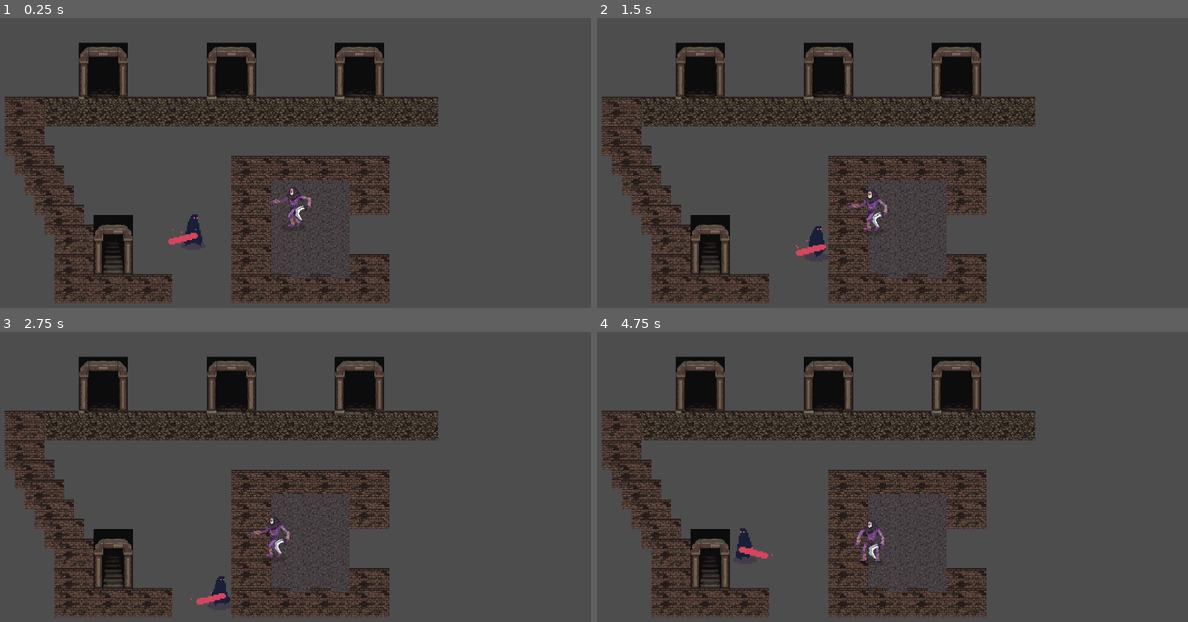
Above: before the commit, frames 1-4 (two rows, left to right).
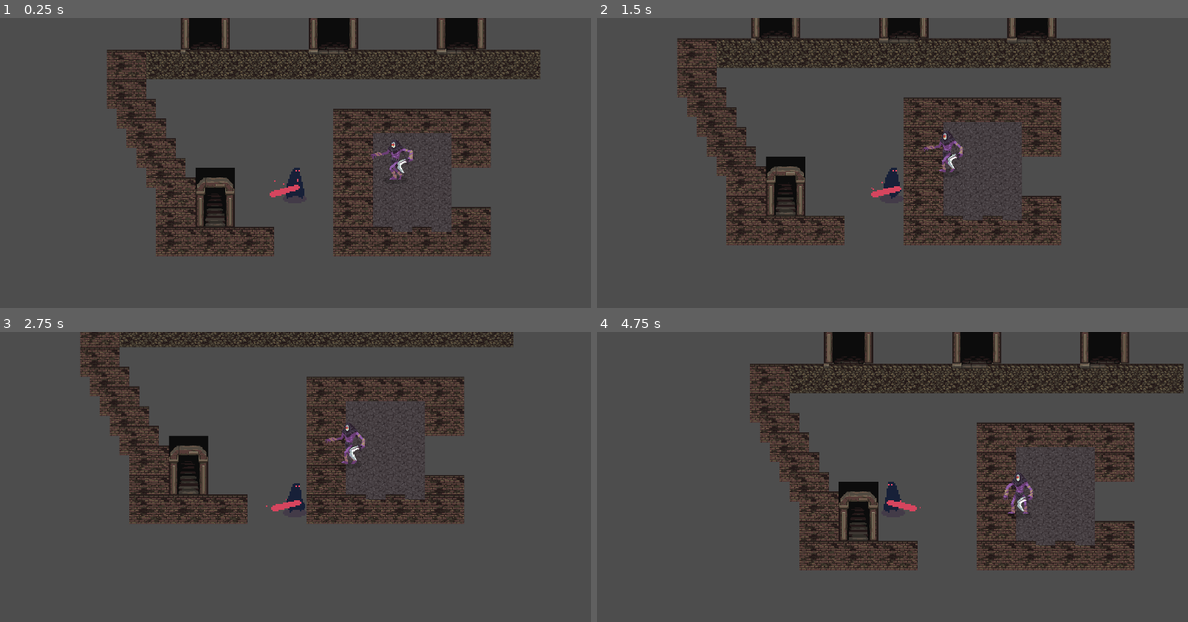
Above: after the commit, the same moments.

Repository: h-sutiwas/godot-mythus
Game: Godot game, scene res://scenes/playground.tscn
The game is run twice, just before and just after one commit, with the same random seed, the same clock (stepped at 60 frames per second) and the same inputs.
Inputs:
- Up to frame 1 (0.25 s): no input
- Up to frame 2 (1.5 s): hold D (player_right) 0.53-1.28 s; hold S (player_down) from 1.28 s (still down)
- Up to frame 3 (2.75 s): release S (player_down) at 2.03 s; hold D (player_right) from 2.03 s (still down)
- Up to frame 4 (4.75 s): release D (player_right) at 2.78 s; hold W (player_up) 2.78-3.53 s; hold A (player_left) from 3.53 s (still down)

The runs differ from the first frame. In frame 1, 34% of the frame differs, in the area x 0-92%, y 0-99%; in frame 2, 33%; in frame 3, 30%; in frame 4, 35%, in the area x 0-100%, y 0-99%.

Commit message:
Summary
- Update the input so that if multiple movement buttons are being pressed at the same time, the player will not be able to move.

Diff:
--- a/scenes/entities/Player/player.gd
+++ b/scenes/entities/Player/player.gd
@@ -8,23 +8,34 @@
 @onready var state_machine : PlayerStateMachine = $StateMachine
 
 
-
-
 # Called when the node enters the scene tree for the first time
 func _ready():
 	state_machine.Initialize( self )
 	pass # Replace with function body
 
 
-
 # Called every frame. 'delta' is the elapsed time since the previous frame.
 func _process( delta ):
-	### Receive inputs from the player WASD buttons for movement
-	direction.x = Input.get_action_strength("player_right") - Input.get_action_strength("player_left")
-	direction.y = Input.get_action_strength("player_down") - Input.get_action_strength("player_up")
+	var input_count : int = 0
 
-	### Normalized Diagonal Direction and Velocity calculation
-	velocity = direction.normalized() * move_speed if direction != Vector2.ZERO else Vector2.ZERO
+	if Input.get_action_strength("player_right"):
+		input_count += 1
+	if Input.get_action_strength("player_left"):
+		input_count += 1
+	if Input.get_action_strength("player_up"):
+		input_count += 1
+	if Input.get_action_strength("player_down"):
+		input_count += 1
+
+	if input_count >= 3:
+		direction = Vector2.ZERO
+	else:
+		### Receive inputs from the player WASD buttons for movement
+		direction.x = Input.get_action_strength("player_right") - Input.get_action_strength("player_left")
+		direction.y = Input.get_action_strength("player_down") - Input.get_action_strength("player_up")
+
+		### Normalized Diagonal Direction and Velocity calculation
+		velocity = direction.normalized() * move_speed if direction != Vector2.ZERO else Vector2.ZERO
 
 	pass
 
--- a/scenes/entities/Player/player.tscn
+++ b/scenes/entities/Player/player.tscn
@@ -460,7 +460,12 @@
 }]
 
 [node name="Player" type="CharacterBody2D"]
+motion_mode = 1
+wall_min_slide_angle = 0.17453292
 script = ExtResource("1_ykoo8")
+
+[node name="Camera2D" type="Camera2D" parent="."]
+position = Vector2(0, -48)
 
 [node name="CollisionShape2D" type="CollisionShape2D" parent="."]
 position = Vector2(0, -48)
@@ -472,6 +477,7 @@
 sprite_frames = SubResource("SpriteFrames_otaui")
 animation = &"idle"
 autoplay = "idle"
+frame_progress = 0.5636882
 
 [node name="StateMachine" type="Node" parent="."]
 script = ExtResource("3_ewbqj")
